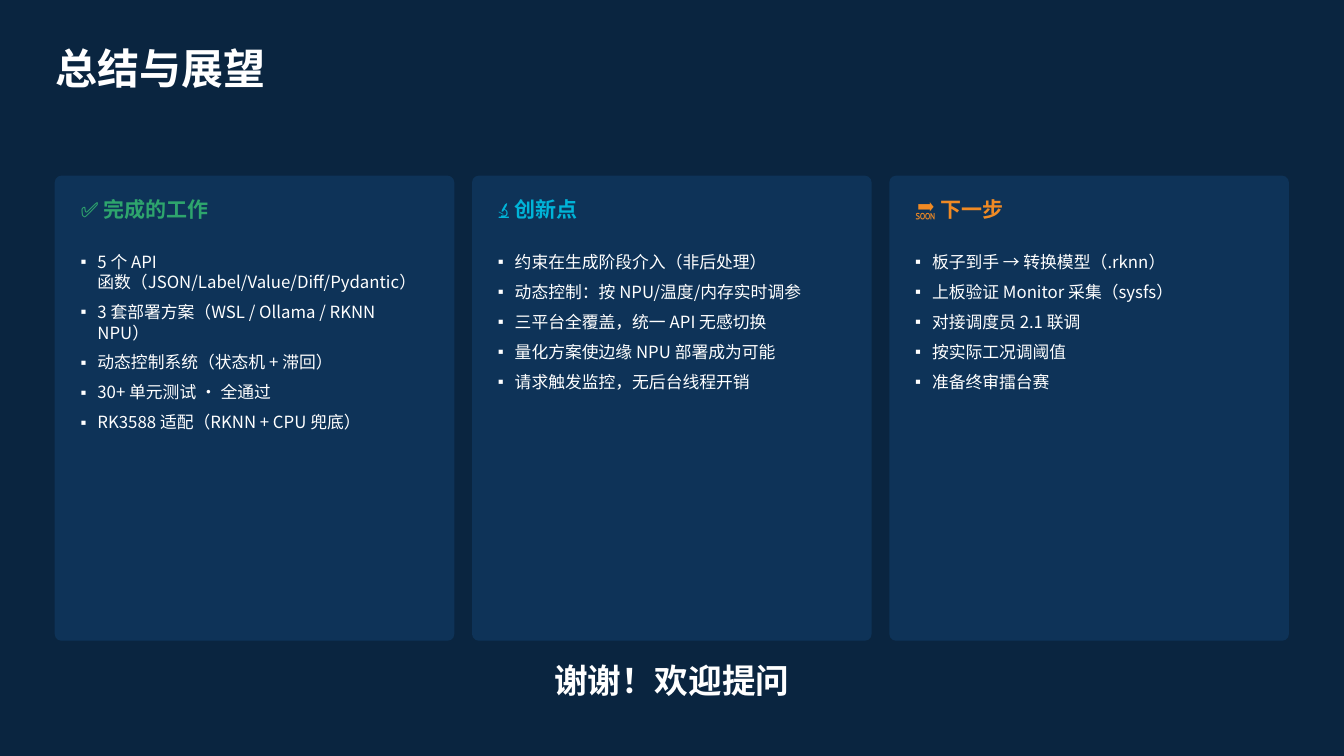
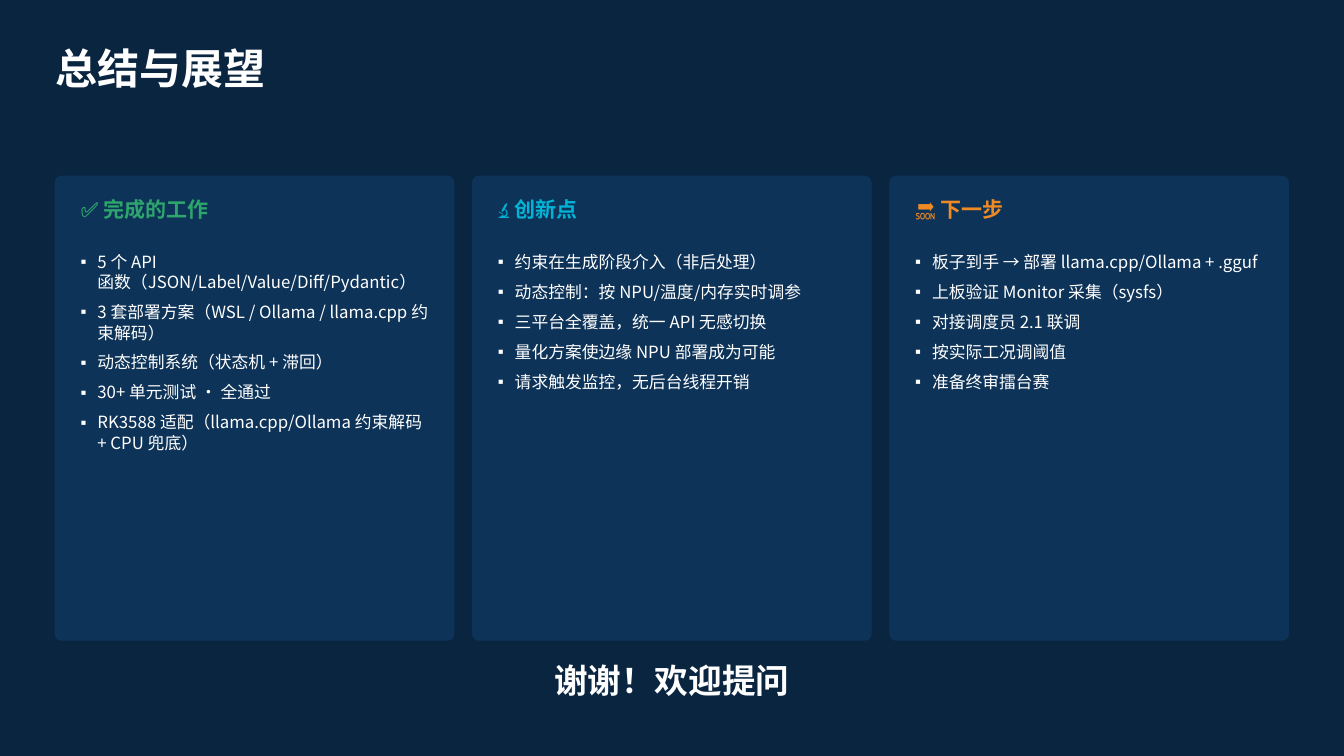
Before and after one commit to qiaoruihao-coder/rk3588---Token-, a slide deck: slide 11 of 1.1模块_答辩PPT.pptx. Drawn at 1344x756 pixels with LibreOffice and Linux fonts; fonts in the diff are those of the drawing. Boxes give left, top, right and bottom in pixels: in the first picture for what was removed or moved away, otherwise in the second. Text is boxed around its words. In the diff, an @@ line names an element or a change of style, - is before the commit and + after.

Commit message:
PPT/进度汇报更新: RKNN/.rknn 路线改为 llama.cpp/Ollama 约束解码
- 答辩PPT: S5三套部署表/架构图/S11总结三步, 清除过时的 RKNN NPU/.rknn 表述,
  改为 llama.cpp/Ollama 约束解码(q4 .gguf) + 动态控制
- 进度汇报docx: 技术栈/交付物/指标(/sys 内存)/下一步全部同步 llama.cpp 约束解码路线,
  dynamic_control 7->10文件, 测试 8->12用例
- 指针指标内存标注'待上板实测确认'(不再写死 <1GB)

```diff
--- a/1.1模块_答辩PPT.pptx
+++ b/1.1模块_答辩PPT.pptx
@@ text at [932, 254, 1257, 272]: text changed @@
-▪ 板子到手 → 转换模型（.rknn）
+▪ 板子到手 → 部署 llama.cpp/Ollama + .gguf
@@ text at [97, 303, 428, 341]: text changed @@
-▪ 3 套部署方案（WSL / Ollama / RKNN NPU）
+▪ 3 套部署方案（WSL / Ollama / llama.cpp 约束解码）
@@ text at [97, 414, 422, 451]: text changed @@
-▪ RK3588 适配（RKNN + CPU 兜底）
+▪ RK3588 适配（llama.cpp/Ollama 约束解码 + CPU 兜底）
```
Also in this commit, not shown: 3 other slides changed, 1 other file.
